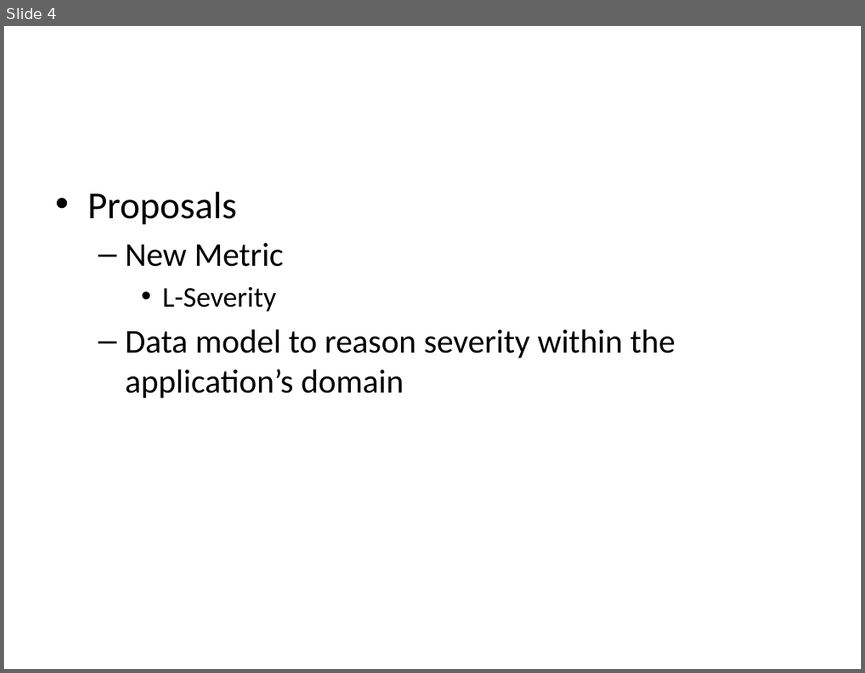
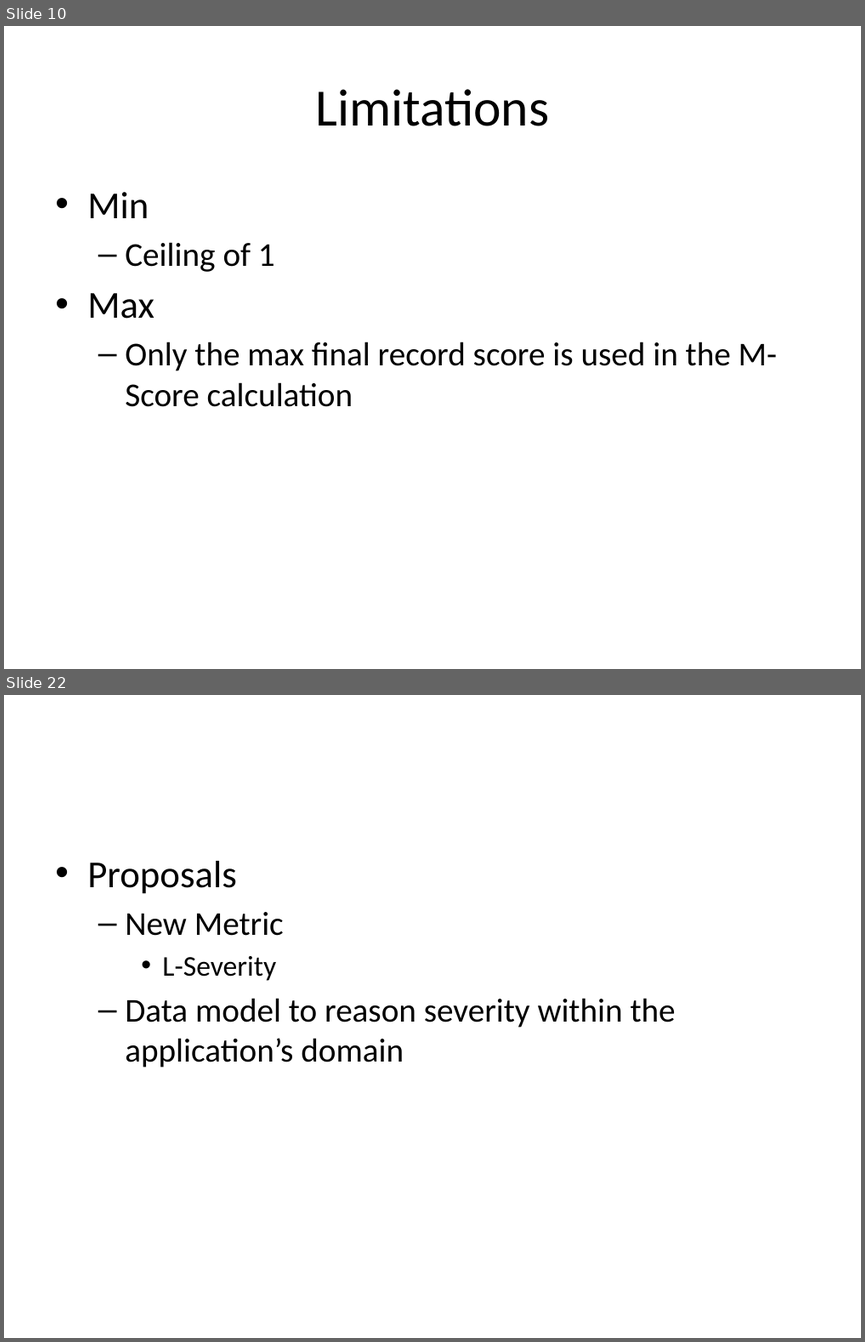
Before and after one commit to jayvelasco1990/big-data, a slide deck: proposal.pptx. Shown one above the other, each under a label of ours: slide 4 before the commit, slides 10 and 22 after it; the slides between them are not shown. The pictures are 865x673 and 865x1342 pixels, drawn with LibreOffice and Linux fonts; fonts in the diff are those of the drawing. Boxes give left, top, right and bottom in pixels: in the first picture for what was removed or moved away, otherwise in the second. Text is boxed around its words. In the diff, an @@ line names an element or a change of style, - is before the commit and + after.

```diff
--- a/proposal.pptx
+++ b/proposal.pptx
@@ slide 10 added at (4, 26, 861, 669), background #FFFFFF @@
@@ title added at (315, 89, 549, 126), 44 pt, text #000000 @@
+Limitations
@@ text added at (87, 192, 777, 407), 28 pt, text #000000 @@
+• Min
+  – Ceiling of 1
+• Max
+  – Only the max final record score is used in the M-Score calculation
@@ what was slide 4 is now slide 22 @@
```
Also in this commit, not shown: 2 slides changed, 18 other slides added, 1 slide removed, 3 other files.
